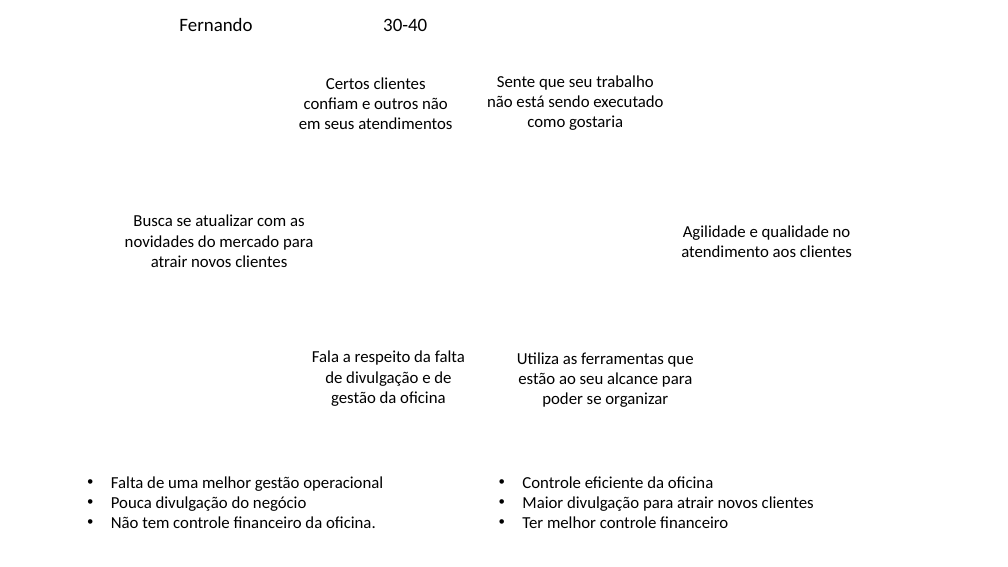
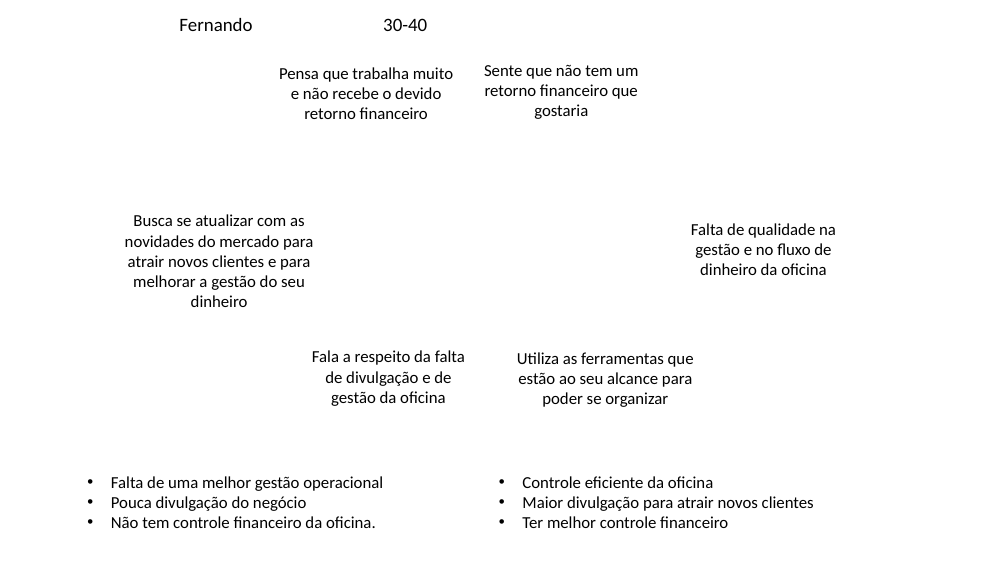
Before and after one commit to Lucassouza849/grupoPi3Semestre, a slide deck: slide 1 of Documentação/Mapa de Empatia/Mapa de Empatia.pptx. Drawn at 1008x567 pixels with LibreOffice and Linux fonts; fonts in the diff are those of the drawing; background and template pictures are left out. Boxes give left, top, right and bottom in pixels: in the first picture for what was removed or moved away, otherwise in the second. Text is boxed around its words. In the diff, an @@ line names an element or a change of style, - is before the commit and + after.

```diff
--- a/Documentação/Mapa de Empatia/Mapa de Empatia.pptx
+++ b/Documentação/Mapa de Empatia/Mapa de Empatia.pptx
@@ text added at <box>279,67,453,119</box>, 16 pt, text #000000 @@
+Pensa que trabalha muito e não recebe o devido retorno financeiro
@@ text removed at <box>299,77,452,129</box> @@
-Certos clientes confiam e outros não em seus atendimentos
@@ text at <box>484,65,638,119</box>: text changed @@
-Sente que seu trabalho não está sendo executado como gostaria
+Sente que não tem um retorno financeiro que gostaria
@@ text at <box>125,214,313,307</box>: text changed @@
-Busca se atualizar com as novidades do mercado para atrair novos clientes
+Busca se atualizar com as novidades do mercado para atrair novos clientes e para melhorar a gestão do seu dinheiro
@@ text at <box>691,223,836,275</box>: text changed @@
-Agilidade e qualidade no atendimento aos clientes
+Falta de qualidade na gestão e no fluxo de dinheiro da oficina
```
Also in this commit, not shown: 6 other files.
